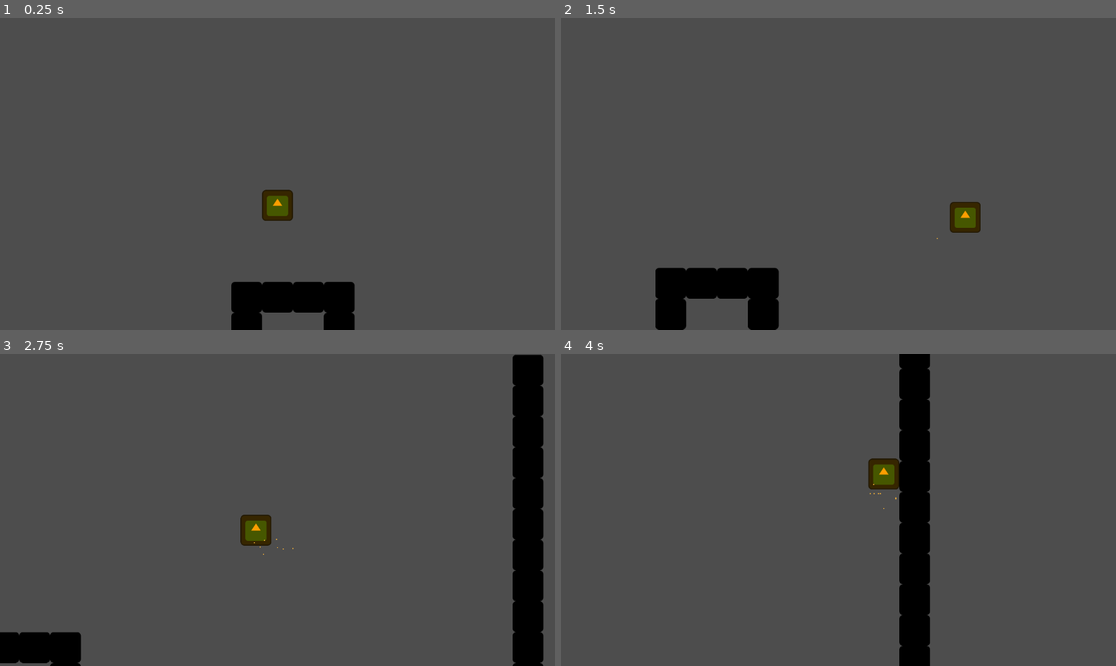
Above: before the commit, frames 1-4 (two rows, left to right).
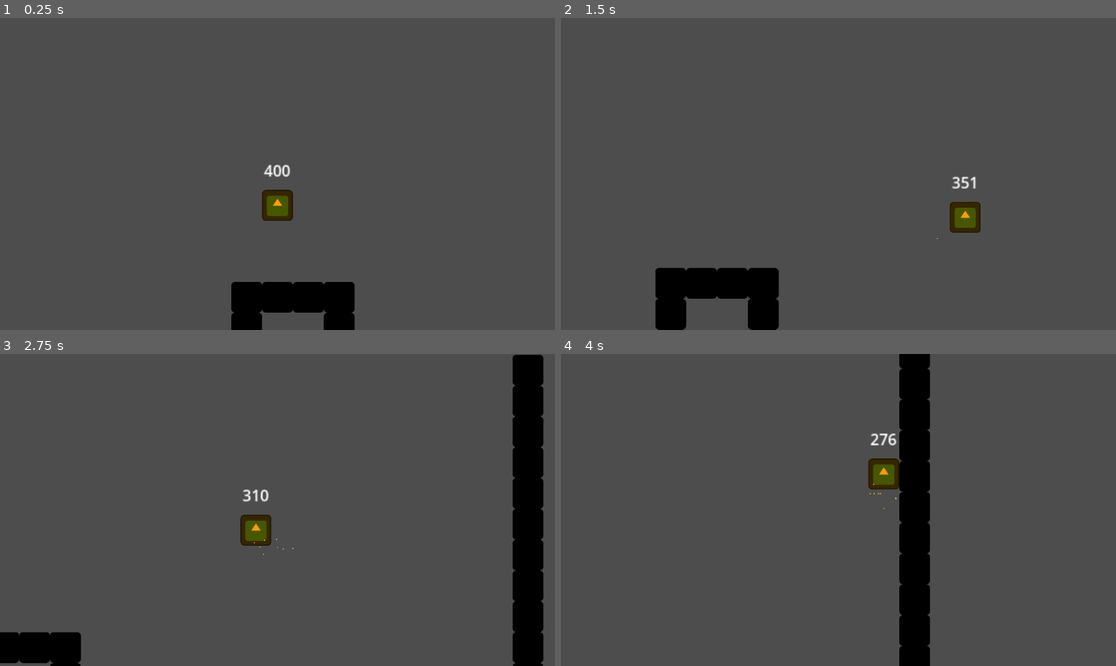
Above: after the commit, the same moments.

Repository: m3lon4rt/godot-proj
Game: Godot game, scene res://Scenes/Main.tscn
Same seed, same stepped clock (60 frames per second), same inputs: the game is played once before the commit and once after it. The engine's default icon, where the game draws it, is replaced by a stand-in: a white triangle on a blue panel in a dark square.
Inputs (mouse positions are in pixels of both pictures, inside the frame that each line leads up to):
- Up to frame 1 (0.25 s): no input
- Up to frame 2 (1.5 s): tap Enter (ui_accept) at 0.5, 0.77 s; move the mouse to (960, 158) at 0.52 s; hold Space (activate_flight) 0.53-1.28 s; hold Right (ui_right) from 0.53 s (still down); move the mouse to (727, 189) at 1.27 s; tap Space (activate_flight) at 1.35 s
- Up to frame 3 (2.75 s): tap Enter (ui_accept) at 1.52 s; move the mouse to (333, 441) at 2.02 s; release Right (ui_right) at 2.03 s; hold Left (ui_left) from 2.03 s (still down); hold Space (activate_flight) from 2.03 s (still down)
- Up to frame 4 (4 s): move the mouse to (810, 572) at 2.77 s; release Left (ui_left) at 2.78 s; release Space (activate_flight) at 2.78 s; hold Right (ui_right) from 2.78 s (still down); tap Space (activate_flight) at 2.85 s; tap Enter (ui_accept) at 3.02, 3.77 s; move the mouse to (1005, 556) at 3.52 s; hold Space (activate_flight) from 3.53 s (still down)

The runs differ from the first frame. In frame 1, 0.1% of the frame differs, in the area x 47-53%, y 46-52%; in frame 2, 0.1%; in frame 3, 0.1%; in frame 4, 0.1%.

Commit message:
Modify Movement and Flight

Diff:
--- a/Scenes/Player.gd
+++ b/Scenes/Player.gd
@@ -36,6 +36,7 @@
 func _physics_process(delta):
 	# Debug messages
 	print("fuel: %d" % fuel_count)
+	get_node("Label").text = str(fuel_count)
 
 	# Stuff to do when on the floor/landing
 	if is_on_floor():
@@ -52,7 +53,7 @@
 
 		# Replenish fuel
 		if fuel_count < fuel:
-			fuel_count += 2
+			fuel_count += 1
 	else:
 		on_ground = false
 
@@ -118,7 +119,7 @@
 		var vert_dir = Input.get_axis("ui_up","ui_down")
 		# Get the input direction and handle the movement.
 		if vert_dir:
-			velocity.y += vert_dir * SPEED/4
+			velocity.y += vert_dir * SPEED
 		else:
 			velocity.y += 0
 
--- a/Scenes/Player.tscn
+++ b/Scenes/Player.tscn
@@ -75,3 +75,10 @@
 [node name="RayCast2D2" type="RayCast2D" parent="."]
 position = Vector2(32, 16)
 target_position = Vector2(1, 0)
+
+[node name="Label" type="Label" parent="."]
+offset_top = -32.0
+offset_right = 32.0
+offset_bottom = -9.0
+text = "0"
+horizontal_alignment = 1
